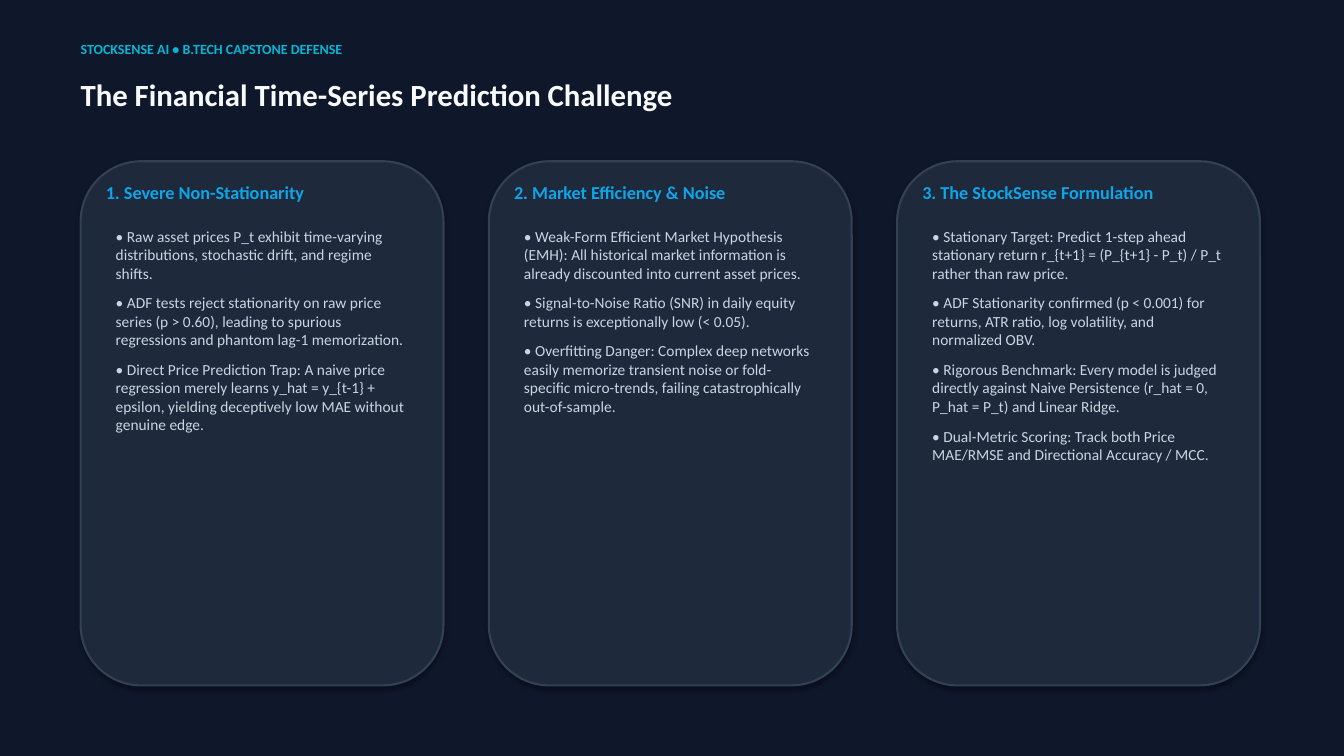
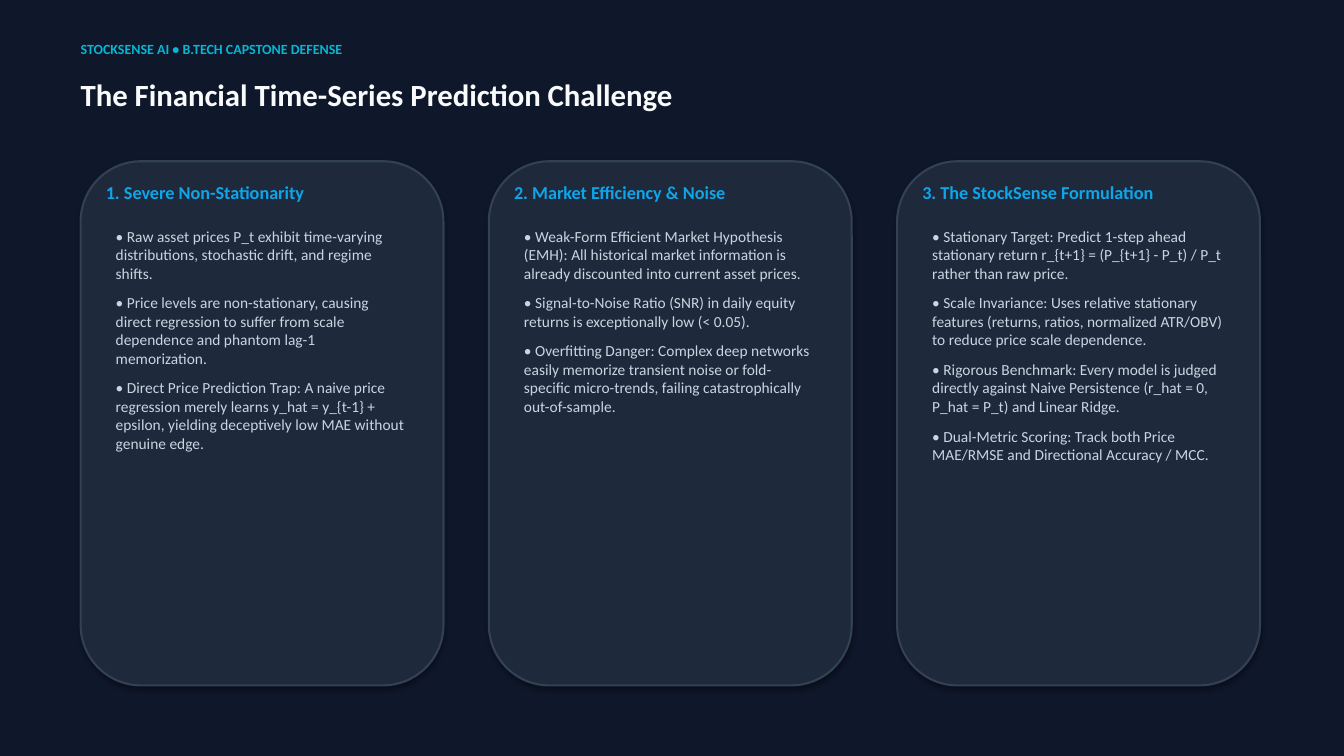
Before and after one commit to manojsai7/Stock_SenseAi, a slide deck: slide 2 of research/presentation/StockSense_AI_Defense.pptx. Drawn at 1344x756 pixels with LibreOffice and Linux fonts; fonts in the diff are those of the drawing. Boxes give left, top, right and bottom in pixels: in the first picture for what was removed or moved away, otherwise in the second. Text is boxed around its words. In the diff, an @@ line names an element or a change of style, - is before the commit and + after.

Commit message:
docs(defense): refine statistical claims on stationarity, directional bias transparency, and exploratory limits

```diff
--- a/research/presentation/StockSense_AI_Defense.pptx
+++ b/research/presentation/StockSense_AI_Defense.pptx
@@ text at <box>116,297,369,364</box>: text changed @@
-• ADF tests reject stationarity on raw price series (p > 0.60), leading to spurious regressions and phantom lag-1 memorization.
+• Price levels are non-stationary, causing direct regression to suffer from scale dependence and phantom lag-1 memorization.
@@ text at <box>932,297,1222,348</box>: text changed @@
-• ADF Stationarity confirmed (p < 0.001) for returns, ATR ratio, log volatility, and normalized OBV.
+• Scale Invariance: Uses relative stationary features (returns, ratios, normalized ATR/OBV) to reduce price scale dependence.
```
Also in this commit, not shown: 2 other slides changed, 7 other files.
